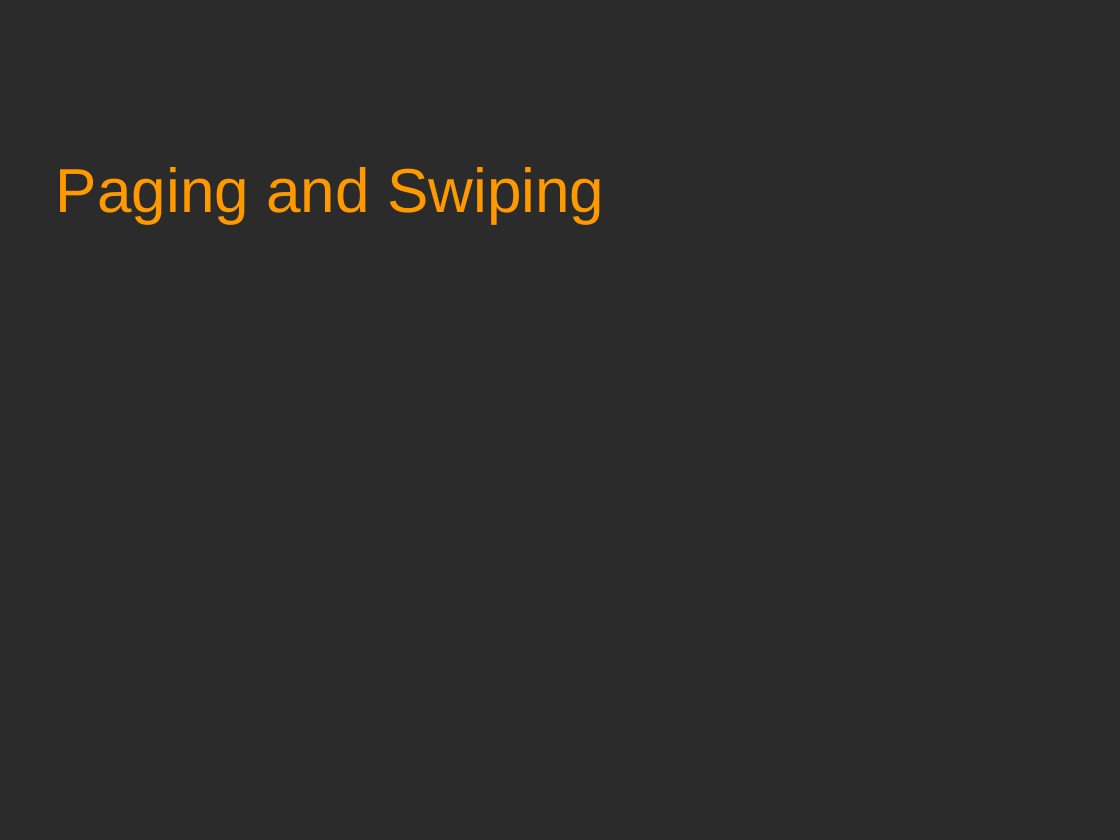
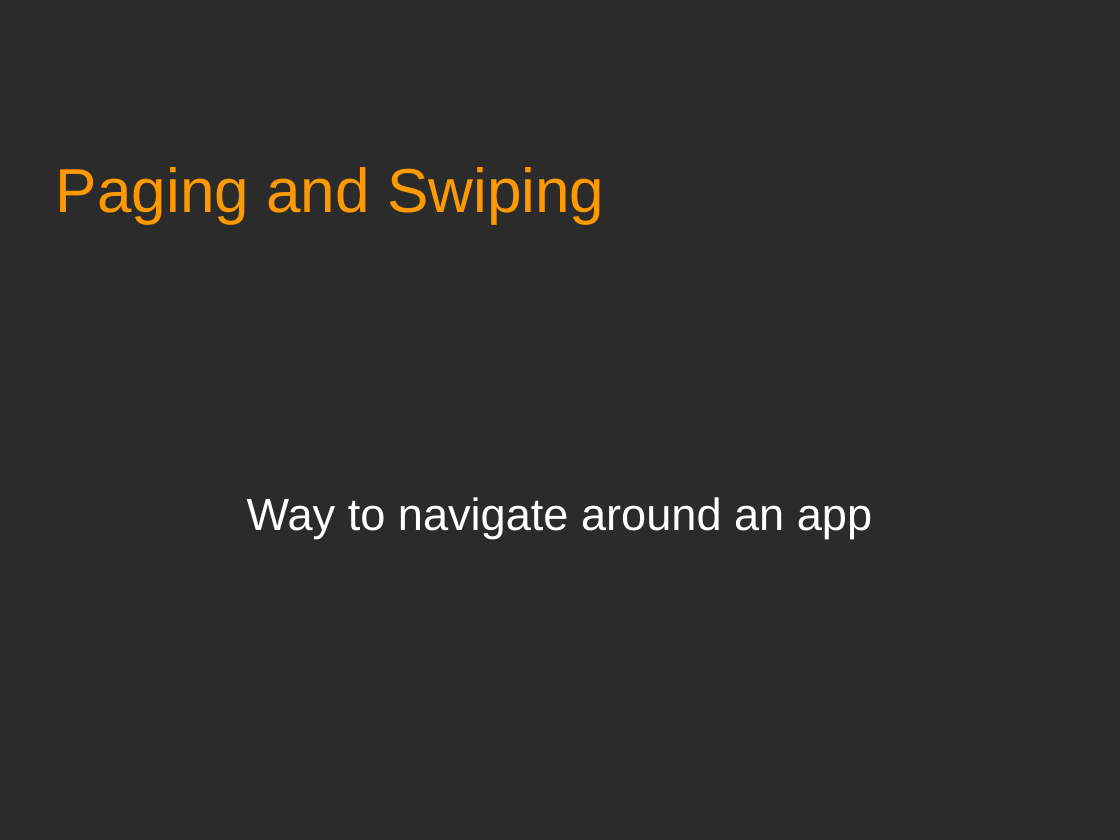
Before and after one commit to Academy-Soft-Intellect/Android-Programming-for-Beginners, a slide deck: slide 1 of 20_Paging_and_Swiping.odp. Drawn at 1120x840 pixels with LibreOffice and Linux fonts; fonts in the diff are those of the drawing; background and template pictures are left out; a plain dark background stands for a picture behind light text. Boxes give left, top, right and bottom in pixels: in the first picture for what was removed or moved away, otherwise in the second. Text is boxed around its words. In the diff, an @@ line names an element or a change of style, - is before the commit and + after.

Commit message:
Only first slide was done.

```diff
--- a/20_Paging_and_Swiping.odp
+++ b/20_Paging_and_Swiping.odp
@@ subtitle added at (247,497,872,538), 32 pt, text #FFFFFF @@
+Way to navigate around an app
```
